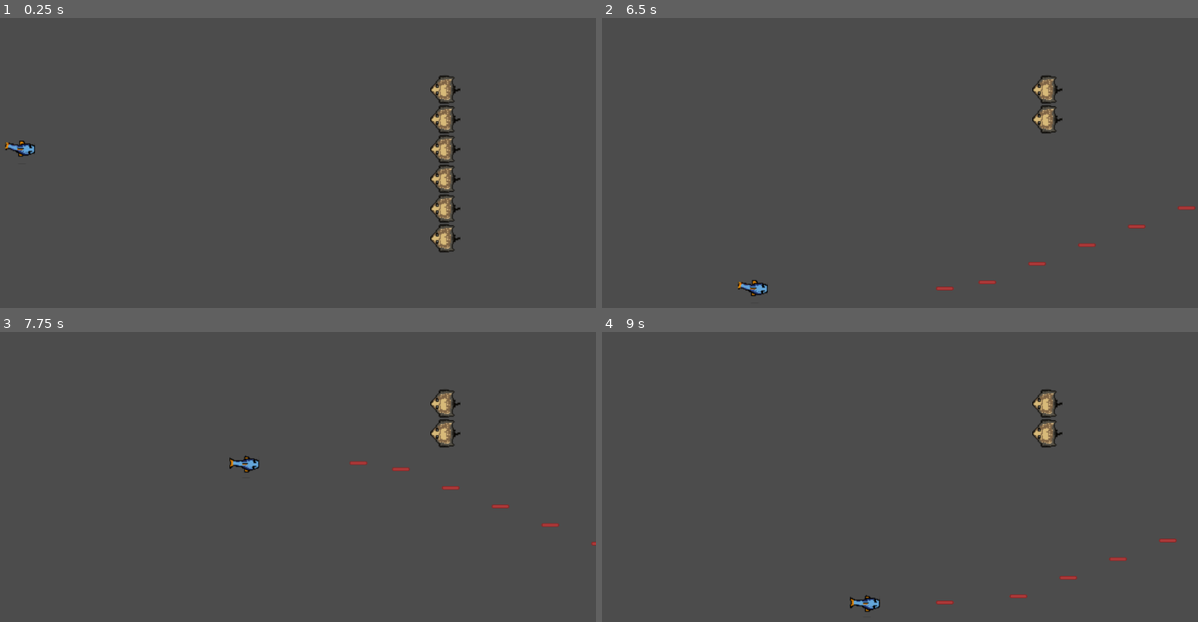
Above: before the commit, frames 1-4 (two rows, left to right).
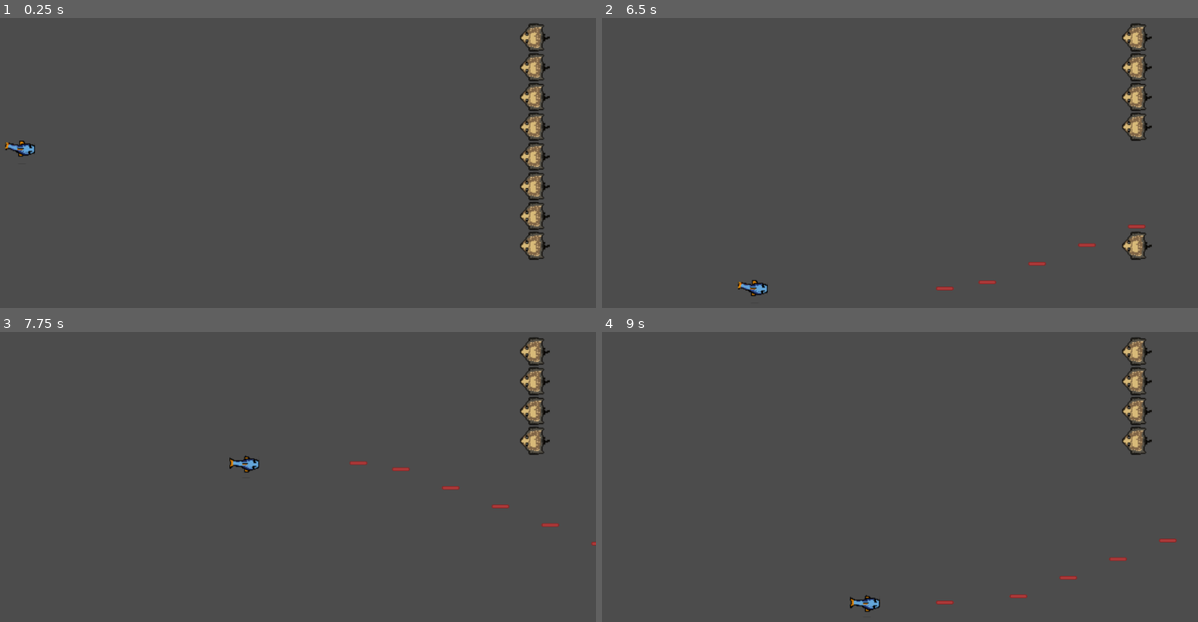
Above: after the commit, the same moments.

Repository: rcoconnor/LaserFish
Game: Godot game, scene res://MainScene.tscn
Same seed, same stepped clock (60 frames per second), same inputs: the game is played once before the commit and once after it.
Inputs:
- Up to frame 1 (0.25 s): no input
- Up to frame 2 (6.5 s): tap Enter at 0.5 s; hold Right (ui_right) 0.53-1.28 s; hold Space (fire) 0.53-1.28 s; hold Down (ui_down) 1.28-2.03 s; tap Space (fire) every 1.5 s from 1.35 to 5.85 s; hold Right (ui_right) 2.03-2.78 s; hold Space (fire) 2.03-2.78 s; hold Up (ui_up) 2.78-3.53 s; hold Space (fire) 3.53-4.28 s; hold Left (ui_left) 3.53-5.03 s; hold Down (ui_down) 5.03-5.78 s; hold Space (fire) 5.03-5.78 s; hold Right (ui_right) from 5.78 s (still down)
- Up to frame 3 (7.75 s): release Right (ui_right) at 6.53 s; hold Up (ui_up) 6.53-7.28 s; hold Space (fire) 6.53-7.28 s; hold Right (ui_right) from 7.28 s (still down); tap Space (fire) at 7.35 s
- Up to frame 4 (9 s): release Right (ui_right) at 8.03 s; hold Down (ui_down) 8.03-8.78 s; hold Space (fire) 8.03-8.78 s; hold Left (ui_left) from 8.78 s (still down); tap Space (fire) at 8.85 s

The runs differ from the first frame. In frame 1, 3.7% of the frame differs, in the area x 72-93%, y 1-84%; in frame 2, 1.9%; in frame 3, 1.6%; in frame 4, 1.6%.

Commit message:
bullets now disappear after hitting area2D

Diff:
--- a/Bullet/Bullet.gd
+++ b/Bullet/Bullet.gd
@@ -1,5 +1,6 @@
 extends Node2D
 
+var Enemy = preload("res://Enemy/Enemy.gd")
 
 # Declare member variables here. Examples:
 # var a = 2
--- /dev/null
+++ b/Enemies/Enemies.tscn
@@ -0,0 +1,28 @@
+[gd_scene load_steps=2 format=2]
+
+[ext_resource path="res://Enemy/Enemy.tscn" type="PackedScene" id=1]
+
+[node name="Enemies" type="Node2D"]
+
+[node name="Enemy" parent="." instance=ExtResource( 1 )]
+
+[node name="Enemy2" parent="." instance=ExtResource( 1 )]
+position = Vector2( 0, 48 )
+
+[node name="Enemy3" parent="." instance=ExtResource( 1 )]
+position = Vector2( 0, 96 )
+
+[node name="Enemy4" parent="." instance=ExtResource( 1 )]
+position = Vector2( 0, 144 )
+
+[node name="Enemy5" parent="." instance=ExtResource( 1 )]
+position = Vector2( 0, 192 )
+
+[node name="Enemy6" parent="." instance=ExtResource( 1 )]
+position = Vector2( 0, 240 )
+
+[node name="Enemy7" parent="." instance=ExtResource( 1 )]
+position = Vector2( 0, 288 )
+
+[node name="Enemy8" parent="." instance=ExtResource( 1 )]
+position = Vector2( 0, 336 )
--- a/Enemy/Enemy.gd
+++ b/Enemy/Enemy.gd
@@ -1,6 +1,8 @@
 extends KinematicBody2D
 
+class_name Enemy
 
+var Bullet
 # Declare member variables here. Examples:
 # var a = 2
 # var b = "text"
@@ -8,12 +10,15 @@
 
 # Called when the node enters the scene tree for the first time.
 func _ready():
+	Bullet = load("res://Bullet/Bullet.gd")
 	pass # Replace with function body.
 
 
-func _on_Area2D_area_entered(_area):
-	print("collision detected!")
-	queue_free()
+func _on_Area2D_area_entered(area):
+	if (area.get_parent() is Bullet):
+		area.get_parent().queue_free()
+		# FIXME: should play death animation
+		queue_free()
 
 
 # Called every frame. 'delta' is the elapsed time since the previous frame.
--- a/Enemy/Enemy.tscn
+++ b/Enemy/Enemy.tscn
@@ -8,6 +8,7 @@
 height = 3.25987
 
 [node name="Enemy" type="KinematicBody2D"]
+scale = Vector2( 1.5, 1.5 )
 script = ExtResource( 2 )
 
 [node name="CollisionShape2D" type="CollisionShape2D" parent="."]
--- a/MainScene.tscn
+++ b/MainScene.tscn
@@ -1,34 +1,12 @@
 [gd_scene load_steps=3 format=2]
 
 [ext_resource path="res://Player/Player.tscn" type="PackedScene" id=1]
-[ext_resource path="res://Enemy/Enemy.tscn" type="PackedScene" id=2]
+[ext_resource path="res://Enemies/Enemies.tscn" type="PackedScene" id=2]
 
 [node name="Node2D" type="Node2D"]
 
-[node name="Enemy" parent="." instance=ExtResource( 2 )]
-position = Vector2( 781.884, 300 )
-scale = Vector2( 1.5, 1.5 )
-
 [node name="Player" parent="." instance=ExtResource( 1 )]
 position = Vector2( 98.951, 300 )
-scale = Vector2( 1.5, 1.5 )
 
-[node name="Enemy2" parent="." instance=ExtResource( 2 )]
-position = Vector2( 781.884, 348 )
-scale = Vector2( 1.5, 1.5 )
-
-[node name="Enemy3" parent="." instance=ExtResource( 2 )]
-position = Vector2( 781.884, 396 )
-scale = Vector2( 1.5, 1.5 )
-
-[node name="Enemy4" parent="." instance=ExtResource( 2 )]
-position = Vector2( 781.884, 444 )
-scale = Vector2( 1.5, 1.5 )
-
-[node name="Enemy5" parent="." instance=ExtResource( 2 )]
-position = Vector2( 781.884, 252 )
-scale = Vector2( 1.5, 1.5 )
-
-[node name="Enemy6" parent="." instance=ExtResource( 2 )]
-position = Vector2( 781.884, 204 )
-scale = Vector2( 1.5, 1.5 )
+[node name="Enemies" parent="." instance=ExtResource( 2 )]
+position = Vector2( 925.971, 120 )
--- a/Player/Player.gd
+++ b/Player/Player.gd
@@ -1,5 +1,4 @@
 extends KinematicBody2D
-
 
 export var speed = 10
 
--- a/Player/Player.tscn
+++ b/Player/Player.tscn
@@ -27,6 +27,7 @@
 height = 11.5838
 
 [node name="Player" type="KinematicBody2D"]
+scale = Vector2( 1.5, 1.5 )
 script = ExtResource( 2 )
 speed = 300
 bullet = ExtResource( 3 )
